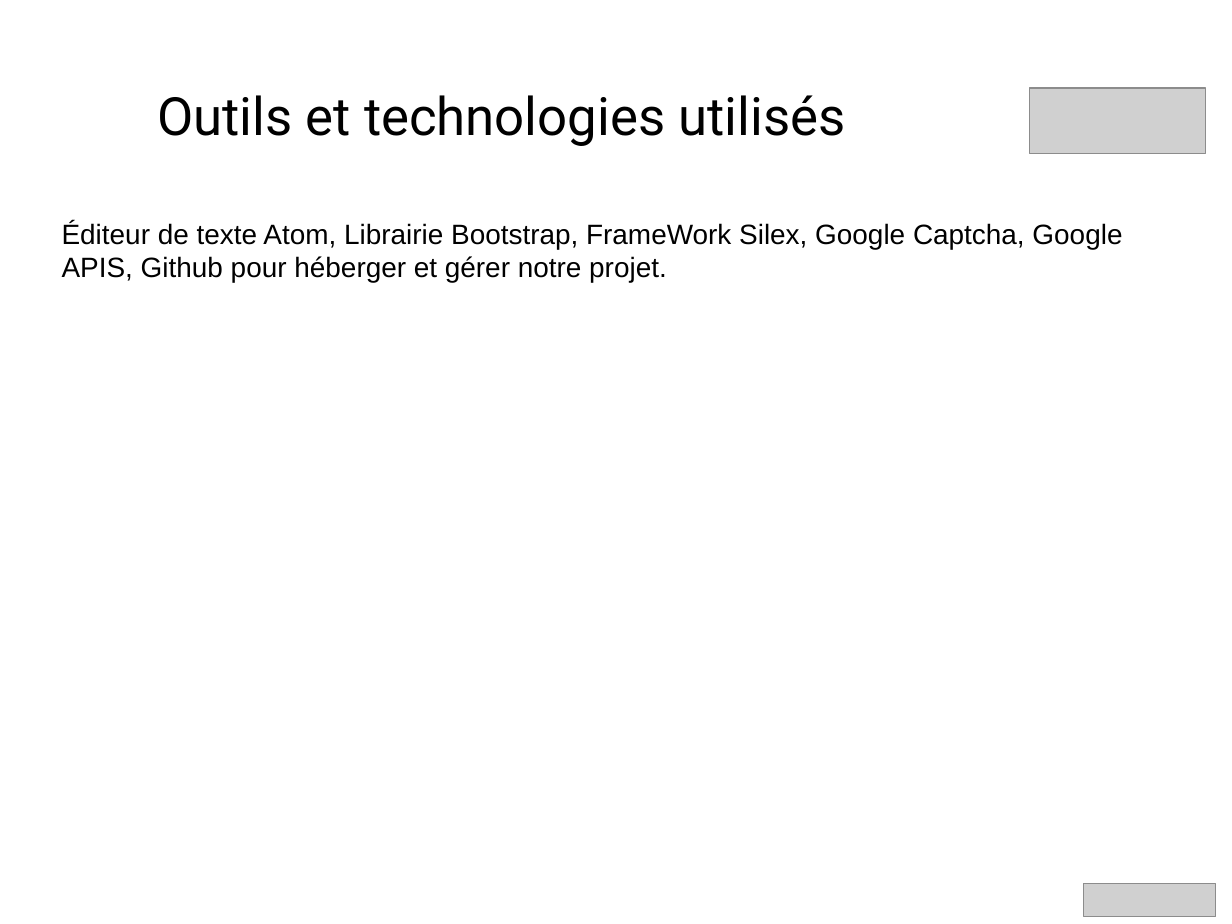
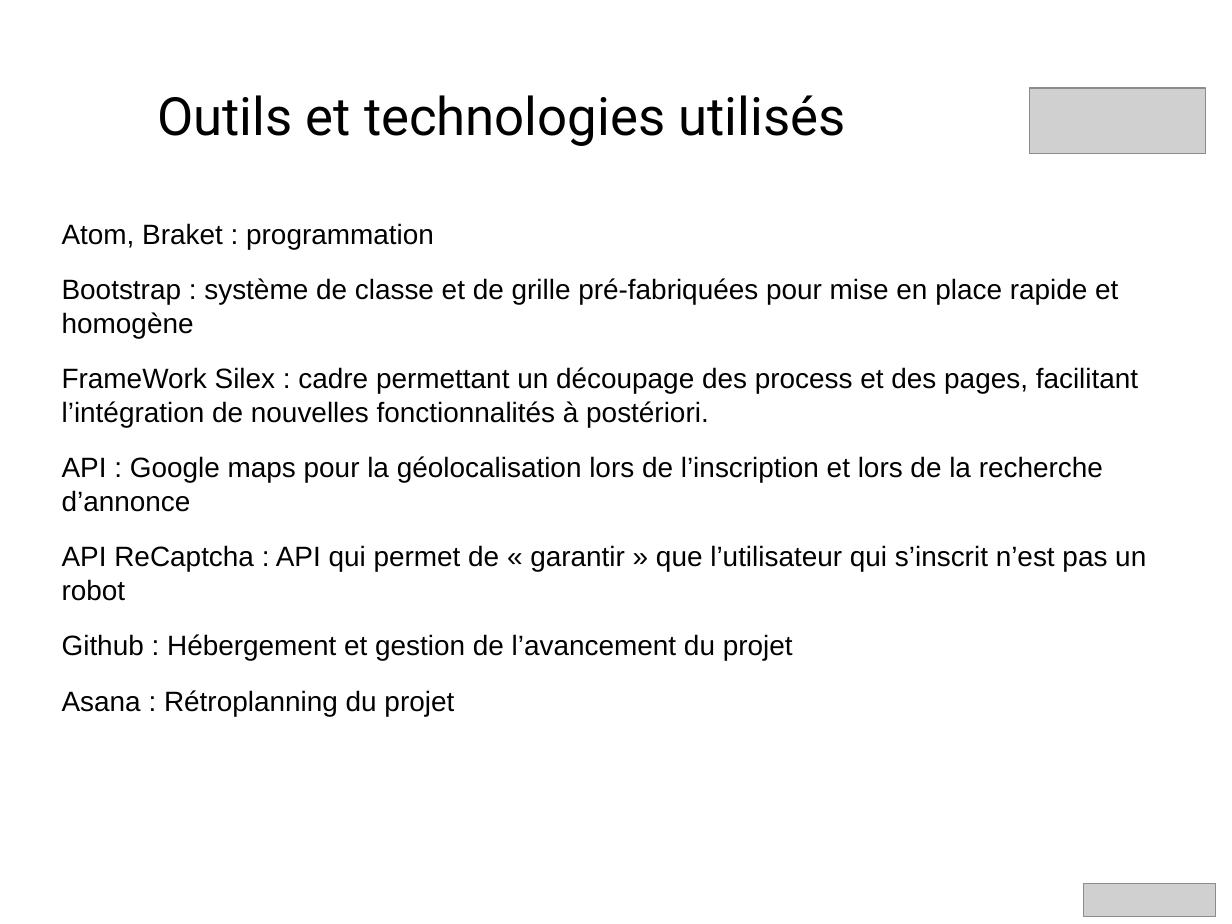
Before and after one commit to tomadav/projet-weebelule, a slide deck: slide 4 of Presentation/presentationProjet.odp. Drawn at 1232x924 pixels with LibreOffice and Linux fonts; fonts in the diff are those of the drawing; grey boxes stand for pictures; background and template pictures are left out. Boxes give left, top, right and bottom in pixels: in the first picture for what was removed or moved away, otherwise in the second. Text is boxed around its words. In the diff, an @@ line names an element or a change of style, - is before the commit and + after.

```diff
--- a/Presentation/presentationProjet.odp
+++ b/Presentation/presentationProjet.odp
@@ text at (62,223,1146,660): text changed @@
-Éditeur de texte Atom, Librairie Bootstrap, FrameWork Silex, Google Captcha, Google APIS, Github pour héberger et gérer notre projet.
+Atom, Braket : programmation
+Bootstrap : système de classe et de grille pré-fabriquées pour mise en place rapide et homogène
+FrameWork Silex : cadre permettant un découpage des process et des pages, facilitant l’intégration de nouvelles fonctionnalités à postériori.
+API : Google maps pour la géolocalisation lors de l’inscription et lors de la recherche d’annonce
+API ReCaptcha : API qui permet de « garantir » que l’utilisateur qui s’inscrit n’est pas un robot
+Github : Hébergement et gestion de l’avancement du projet
+Asana : Rétroplanning du projet
```
Also in this commit, not shown: 2 other slides changed, 1 slide added, 1 other file.
